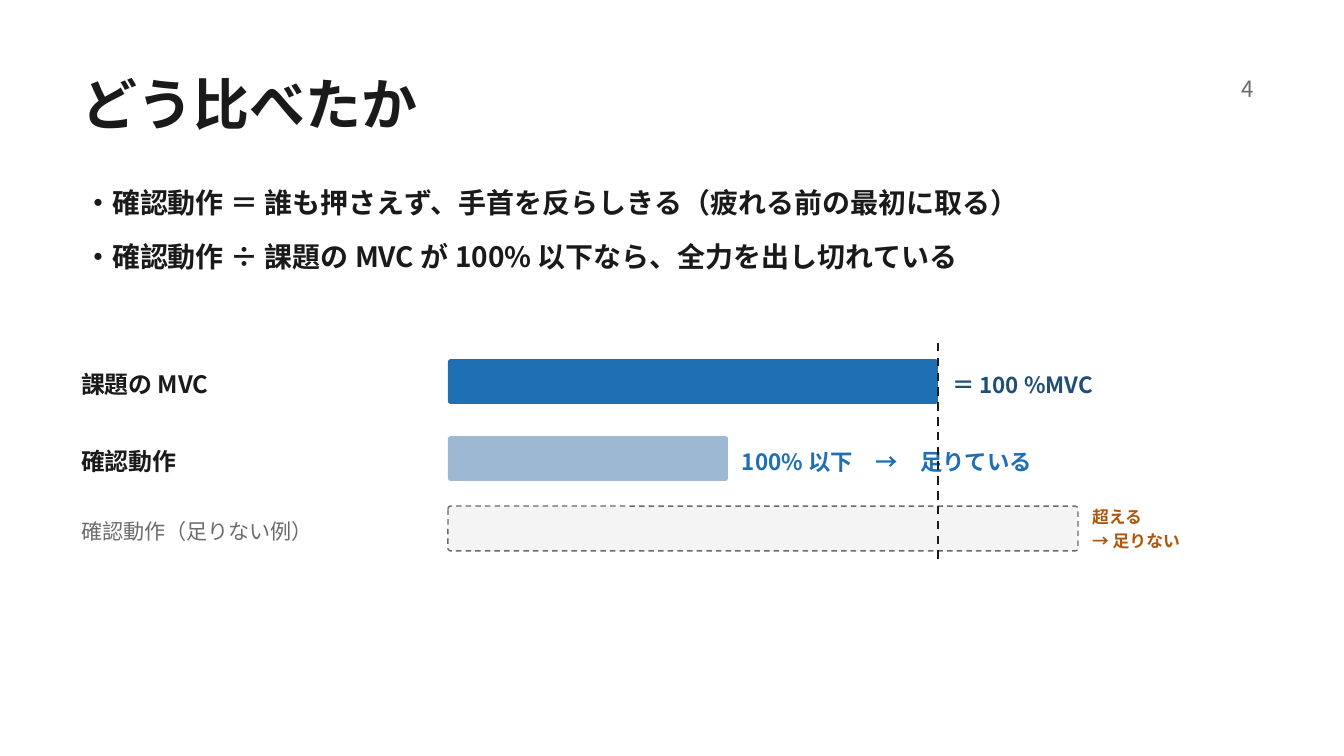
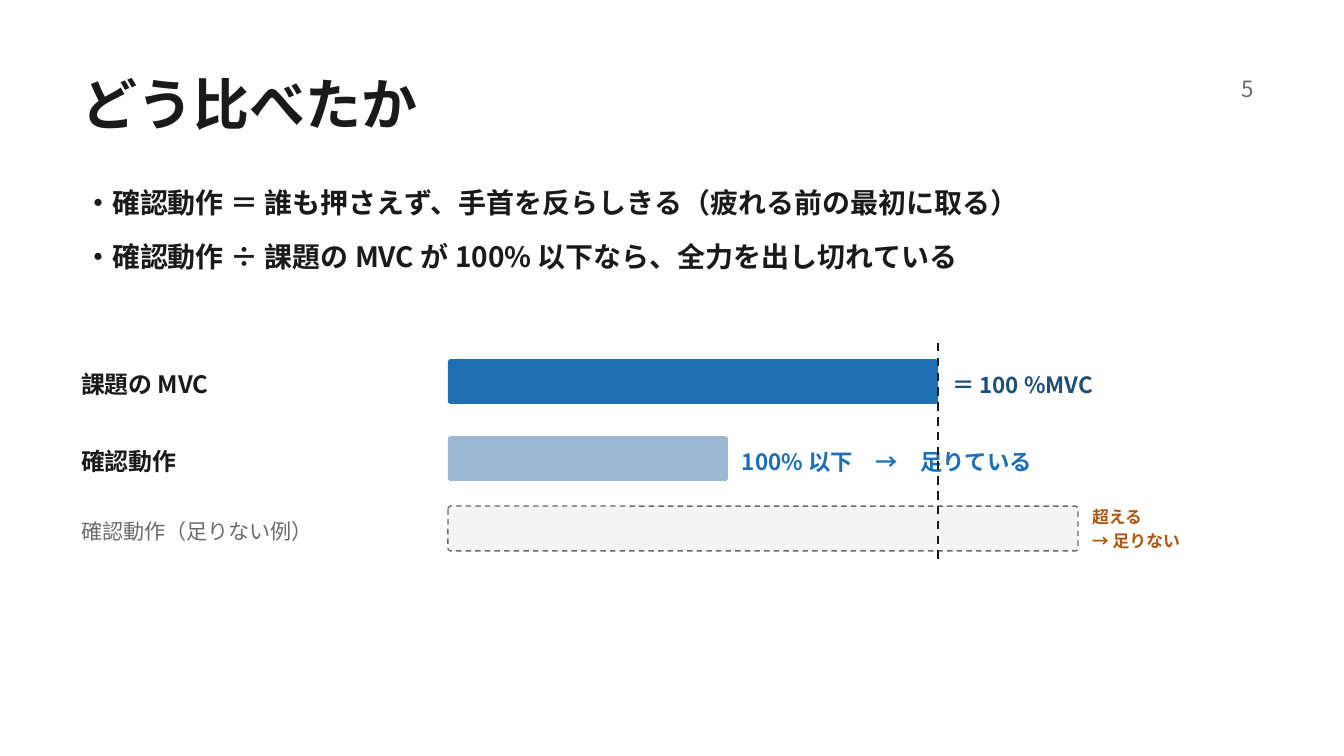
Before and after one commit to t-kume-dev/research2026, a slide deck: slide 6 of docs/progress/slides/2026-10-08.pptx (slide 5 before the commit). Drawn at 1344x756 pixels with LibreOffice and Linux fonts; fonts in the diff are those of the drawing. Boxes give left, top, right and bottom in pixels: in the first picture for what was removed or moved away, otherwise in the second. Text is boxed around its words. In the diff, an @@ line names an element or a change of style, - is before the commit and + after.

```diff
--- a/docs/progress/slides/2026-10-08.pptx
+++ b/docs/progress/slides/2026-10-08.pptx
@@ text at bbox=[1242, 80, 1254, 97]: text changed @@
-4
+5
```
Also in this commit, not shown: 4 other slides changed, 1 slide added, 2 other files.
